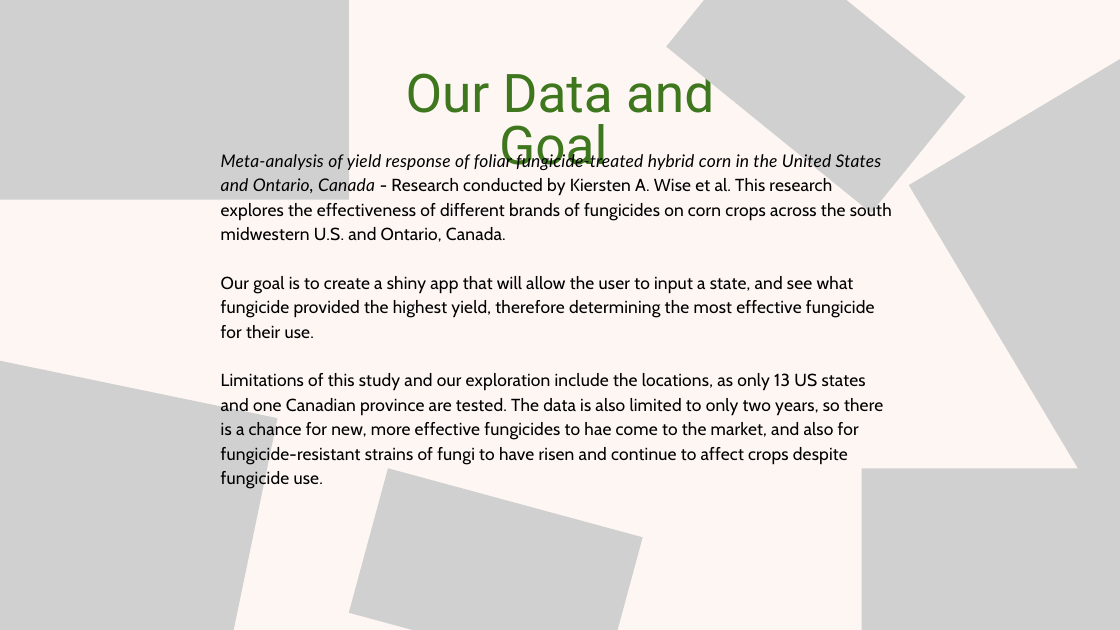
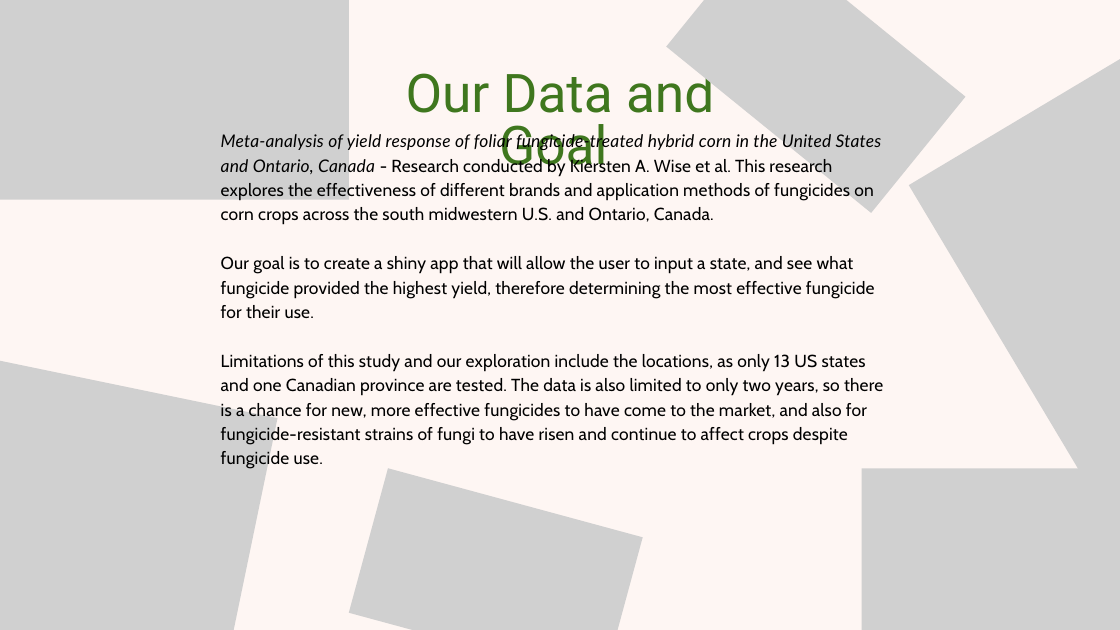
Before and after one commit to cdeamorrortu/BIS15L_W2026_Group11, a slide deck: slide 3 of Presentation/FUNGICIDE EXPLORATION.pptx. Drawn at 1120x630 pixels with LibreOffice and Linux fonts; fonts in the diff are those of the drawing; grey boxes stand for pictures. Boxes give left, top, right and bottom in pixels: in the first picture for what was removed or moved away, otherwise in the second. Text is boxed around its words. In the diff, an @@ line names an element or a change of style, - is before the commit and + after.

```diff
--- a/Presentation/FUNGICIDE EXPLORATION.pptx
+++ b/Presentation/FUNGICIDE EXPLORATION.pptx
@@ text at <box>221,133,882,225</box>: text changed @@
-Meta-analysis of yield response of foliar fungicide-treated hybrid corn in the United States and Ontario, Canada - Research conducted by Kiersten A. Wise et al. This research explores the effectiveness of different brands of fungicides on corn crops across the south midwestern U.S. and Ontario, Canada.
+Meta-analysis of yield response of foliar fungicide-treated hybrid corn in the United States and Ontario, Canada - Research conducted by Kiersten A. Wise et al. This research explores the effectiveness of different brands and application methods of fungicides on corn crops across the south midwestern U.S. and Ontario, Canada.
@@ text "Meta-analysis of yield response of ...": place and size @@
-text "Meta-analysis of yield response of ..." at <box>221,152,892,489</box>
+text "Meta-analysis of yield response of ..." at <box>221,133,883,469</box>
@@ text at <box>221,354,883,469</box>: text changed @@
-Limitations of this study and our exploration include the locations, as only 13 US states and one Canadian province are tested. The data is also limited to only two years, so there is a chance for new, more effective fungicides to hae come to the market, and also for fungicide-resistant strains of fungi to have risen and continue to affect crops despite fungicide use.
+Limitations of this study and our exploration include the locations, as only 13 US states and one Canadian province are tested. The data is also limited to only two years, so there is a chance for new, more effective fungicides to have come to the market, and also for fungicide-resistant strains of fungi to have risen and continue to affect crops despite fungicide use.
```
Also in this commit, not shown: 1 other file.
